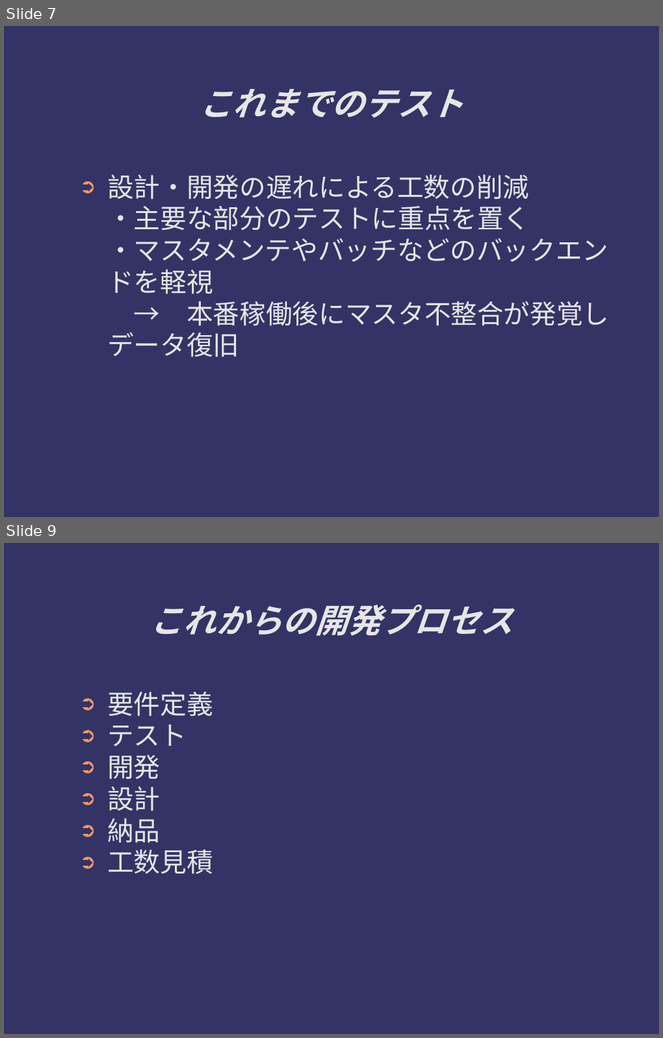
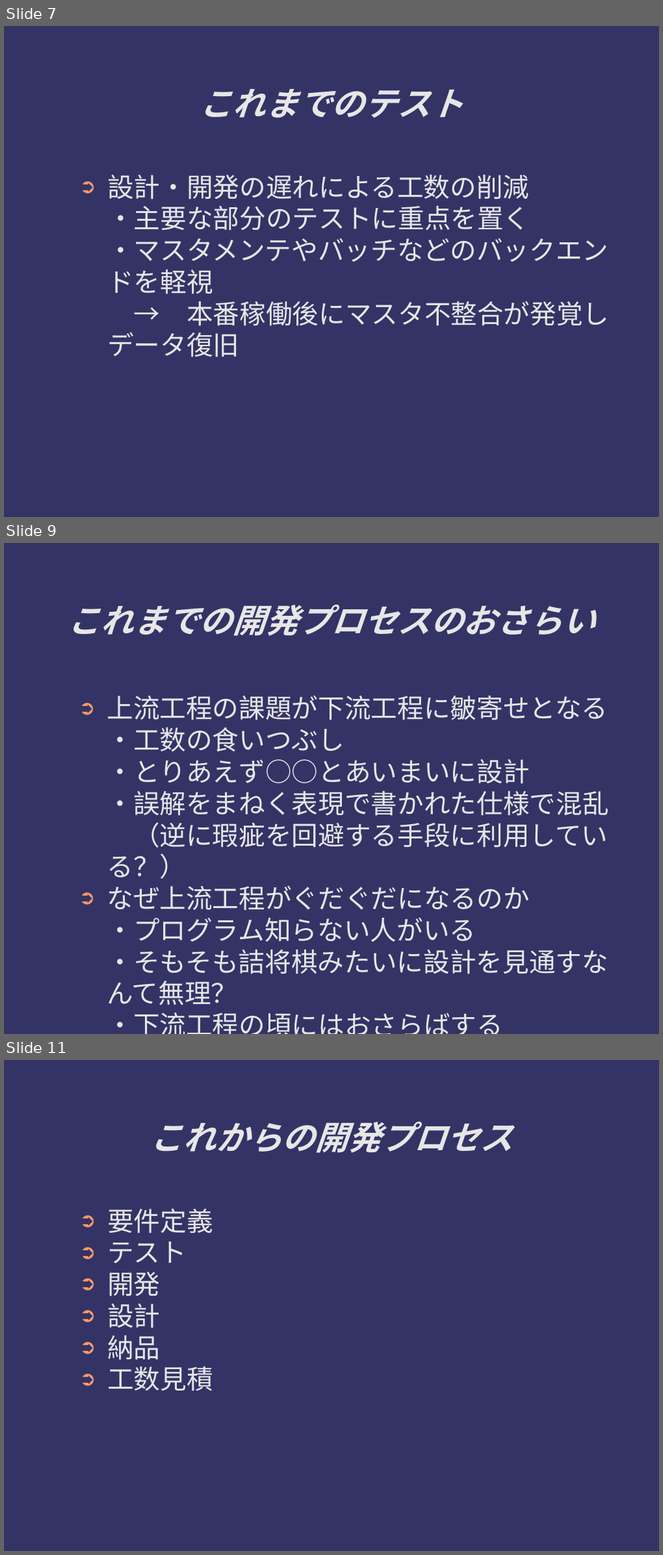
Before and after one commit to ichylinux/daddy, a slide deck: doc/concept.odp. Shown one above the other, each under a label of ours: slides 7 and 9 before the commit, slides 7, 9 and 11 after it; the slides between them are not shown. The pictures are 663x1038 and 663x1555 pixels, drawn with LibreOffice and Linux fonts; fonts in the diff are those of the drawing. Boxes give left, top, right and bottom in pixels: in the first picture for what was removed or moved away, otherwise in the second. Text is boxed around its words. In the diff, an @@ line names an element or a change of style, - is before the commit and + after.

```diff
--- a/doc/concept.odp
+++ b/doc/concept.odp
@@ slide 9 added at [4, 543, 659, 1034], background #333366 @@
@@ title added at [68, 604, 596, 636], 40 pt, text #E6E6E6, bold, italic @@
+これまでの開発プロセスのおさらい
@@ text added at [107, 695, 608, 1005], 32 pt, text #E6E6E6 @@
+➲ 上流工程の課題が下流工程に皺寄せとなる
+  ・工数の食いつぶし
+  ・とりあえず○○とあいまいに設計
+  ・誤解をまねく表現で書かれた仕様で混乱
+  （逆に瑕疵を回避する手段に利用している？）
+➲ なぜ上流工程がぐだぐだになるのか
+  ・プログラム知らない人がいる
+  ・そもそも詰将棋みたいに設計を見通すなんて無理？
+  ・下流工程の頃にはおさらばする
+  →無責任になる
@@ what was slide 9 is now slide 11 @@
```
Also in this commit, not shown: 5 slides changed, 4 other slides added.
